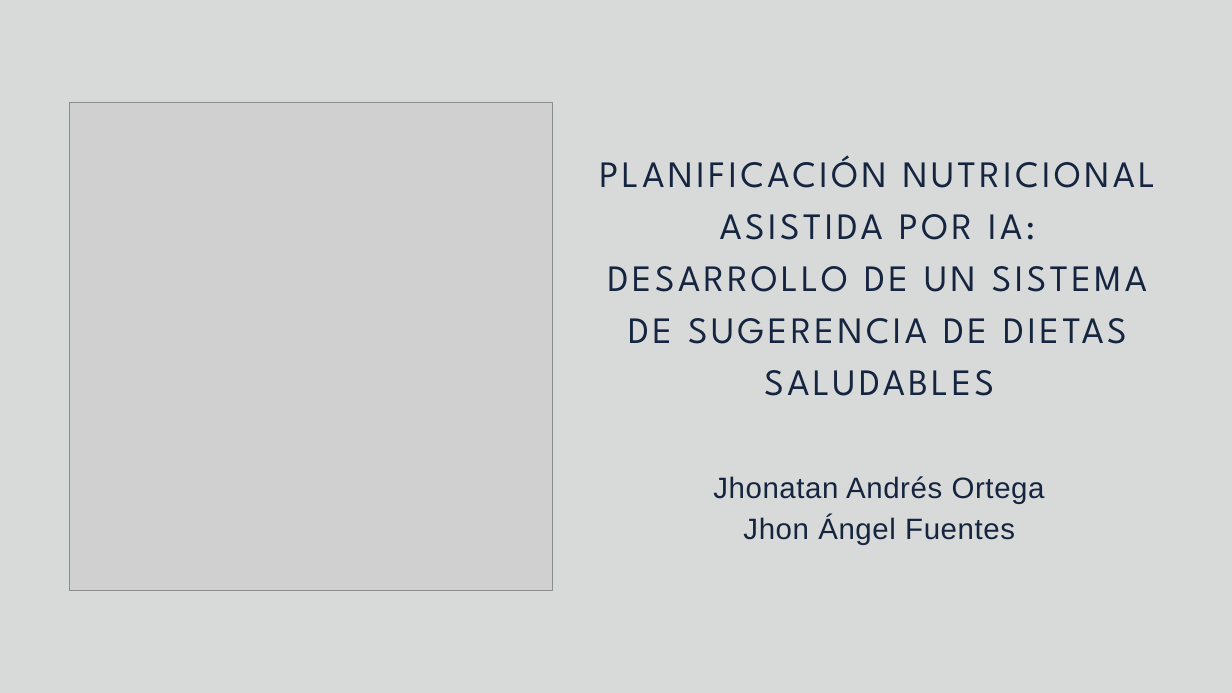
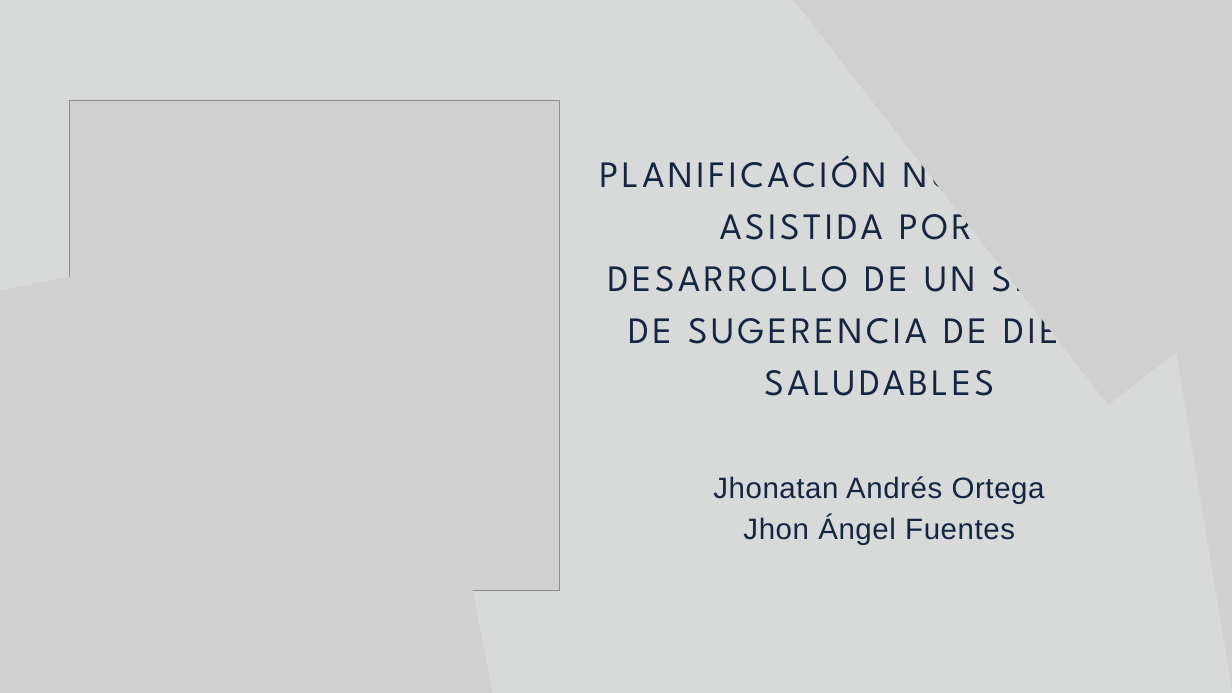
Before and after one commit to Jucer74/SoftwareArchitecture, a slide deck: slide 1 of Project/Views/NutrIA.views.pptx. Drawn at 1232x693 pixels with LibreOffice and Linux fonts; fonts in the diff are those of the drawing; grey boxes stand for pictures. Boxes give left, top, right and bottom in pixels: in the first picture for what was removed or moved away, otherwise in the second. Text is boxed around its words. In the diff, an @@ line names an element or a change of style, - is before the commit and + after.

```diff
--- a/Project/Views/NutrIA.views.pptx
+++ b/Project/Views/NutrIA.views.pptx
@@ picture added at (x1=703, y1=0, x2=1232, y2=405) @@
@@ picture added at (x1=1145, y1=54, x2=1232, y2=693) @@
@@ picture resized from (x1=69, y1=102, x2=551, y2=591) to (x1=69, y1=100, x2=559, y2=591) @@
@@ picture added at (x1=0, y1=213, x2=543, y2=693) @@
```
Also in this commit, not shown: 6 other slides changed, 8 slides added, 3 slides removed.
